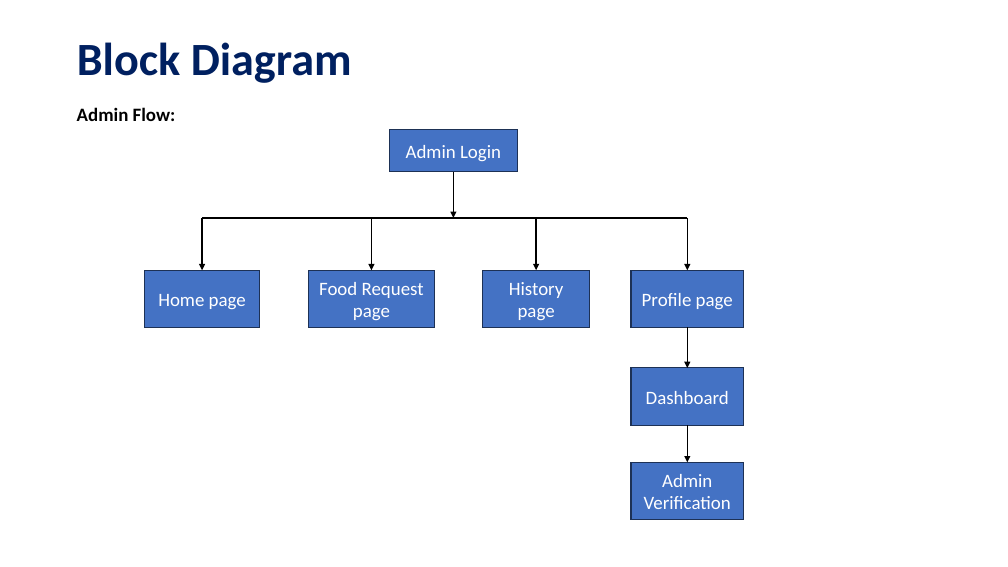
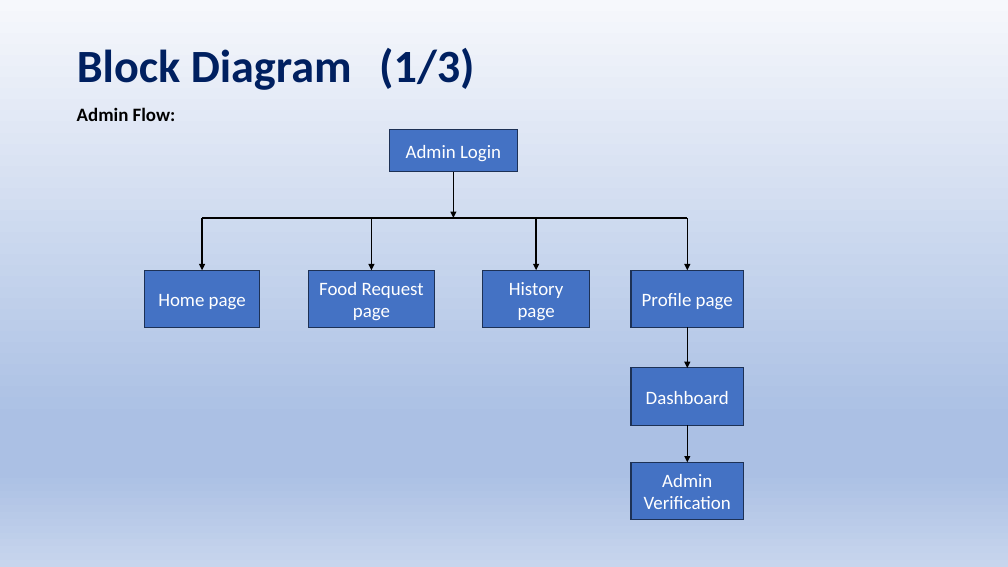
Before and after one commit to Sriram-V-99/MCA-Project-, a slide deck: slide 10 of FoodBridge_v02.pptx. Drawn at 1008x567 pixels with LibreOffice and Linux fonts; fonts in the diff are those of the drawing. Boxes give left, top, right and bottom in pixels: in the first picture for what was removed or moved away, otherwise in the second. Text is boxed around its words. In the diff, an @@ line names an element or a change of style, - is before the commit and + after.

```diff
--- a/FoodBridge_v02.pptx
+++ b/FoodBridge_v02.pptx
@@ background #FFFFFF to gradient #F6F8FC to #ABC0E4 to #C7D5ED @@
@@ title at <box>77,48,474,90</box>: text changed @@
-Block Diagram
+Block Diagram (1/3)
```
Also in this commit, not shown: 14 other slides changed, 1 slide added.
